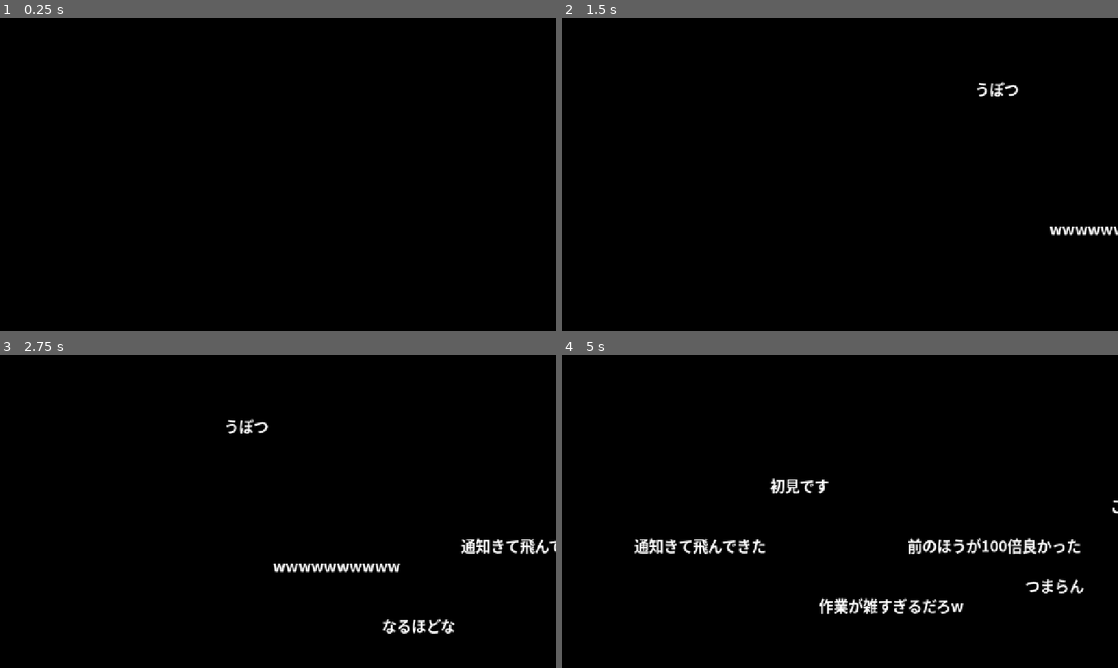
Above: before the commit, frames 1-4 (two rows, left to right).
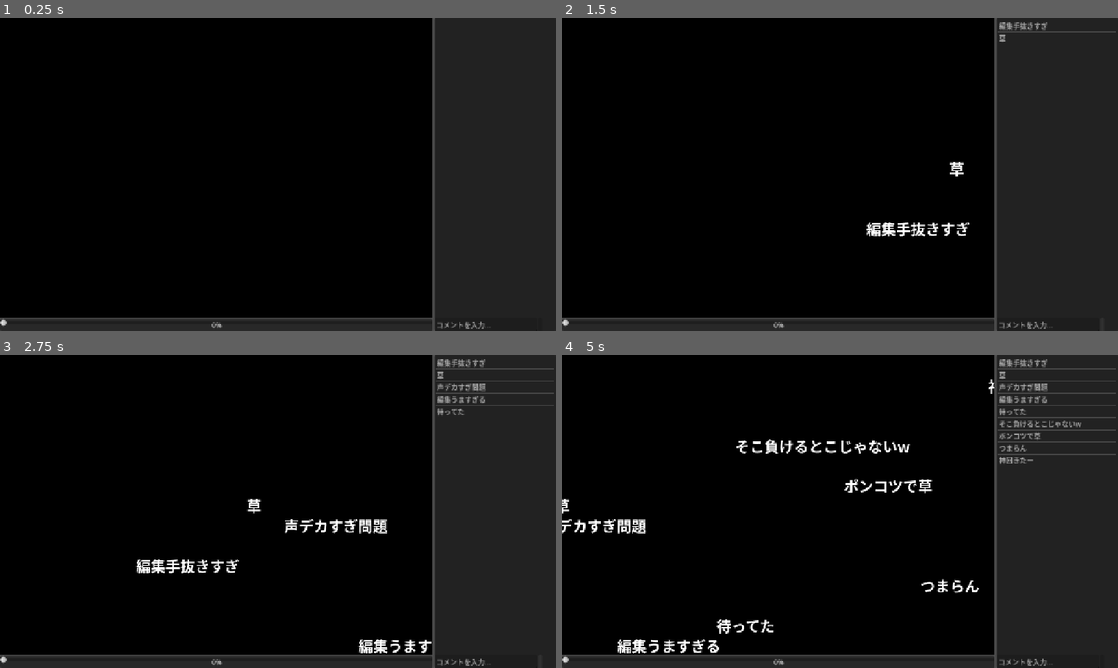
Above: after the commit, the same moments.

Repository: Nijuju1180/Hackathon_teamA
Game: Godot game, scene res://scenes/ui/HUD.tscn
The game is run twice, just before and just after one commit, with the same random seed, the same clock (stepped at 60 frames per second) and the same inputs. Before the commit the project starts from res://scenes/main.tscn. Video files are missing from this copy of the repository; at most half a second of black plays in their place.
Inputs (mouse positions are in pixels of both pictures, inside the frame that each line leads up to):
- Up to frame 1 (0.25 s): no input
- Up to frame 2 (1.5 s): click (1101, 324) at 0.52 s; click (1101, 324) at 1.27 s
- Up to frame 3 (2.75 s): click (539, 661) at 2.02 s
- Up to frame 4 (5 s): move the mouse to (812, 426) at 2.77 s; click (812, 426) at 2.92 s; move the mouse to (773, 564) at 3.52 s; click (773, 564) at 3.67 s; move the mouse to (745, 624) at 4.27 s; click (745, 624) at 4.42 s

The runs differ from the first frame. In frame 1, 26% of the frame differs, in the area x 0-100%, y 0-100%; in frame 2, 26%; in frame 3, 28%; in frame 4, 30%.

Commit message:
HUDシーンで背景動画が再生されるように修正

Diff:
--- a/project.godot
+++ b/project.godot
@@ -11,7 +11,7 @@
 [application]
 
 config/name="teamA"
-run/main_scene="res://scenes/main.tscn"
+run/main_scene="res://scenes/ui/HUD.tscn"
 config/features=PackedStringArray("4.7", "Mobile")
 config/icon="res://icon.svg"
 
--- a/scenes/ui/HUD.tscn
+++ b/scenes/ui/HUD.tscn
@@ -2,6 +2,8 @@
 
 [ext_resource type="Script" uid="uid://sjdsxcsv65wg" path="res://scenes/ui/hud_controller.gd" id="1_atyv1"]
 [ext_resource type="Script" uid="uid://cyeh6cfnvxvwg" path="res://scripts/comment_layer.gd" id="1_kw0id"]
+[ext_resource type="Script" path="res://scripts/looping_video_background.gd" id="2_bgscript"]
+[ext_resource type="VideoStream" path="res://assets/kawaii.ogv" id="3_bgvideo"]
 
 [node name="HUD" type="CanvasLayer" unique_id=1740861528]
 script = ExtResource("1_atyv1")
@@ -33,6 +35,19 @@
 
 [node name="SubViewport" type="SubViewport" parent="MainLayout/RootBox/PlayerArea/VideoScreen" unique_id=1705156972]
 size = Vector2i(996, 689)
+
+[node name="Background" type="VideoStreamPlayer" parent="MainLayout/RootBox/PlayerArea/VideoScreen/SubViewport" unique_id=3050866241]
+layout_mode = 3
+anchors_preset = 15
+anchor_right = 1.0
+anchor_bottom = 1.0
+grow_horizontal = 2
+grow_vertical = 2
+mouse_filter = 2
+stream = ExtResource("3_bgvideo")
+autoplay = true
+expand = true
+script = ExtResource("2_bgscript")
 
 [node name="commentLayer" type="Control" parent="MainLayout/RootBox/PlayerArea/VideoScreen/SubViewport" unique_id=117636081]
 layout_mode = 3
--- a/scenes/ui/hud_controller.gd
+++ b/scenes/ui/hud_controller.gd
@@ -2,11 +2,11 @@
 
 # --- ノード参照 ---
 # ノード名や階層が異なる場合は、シーンツリーからスクリプトへドラッグ＆ドロップしてパスを調整してください
-@onready var comment_layer = $MainLayout/RootHBox/PlayerArea/VideoScreen/SubViewport/CommentLayer
-@onready var comment_list: ItemList = $MainLayout/RootHBox/SidePanel/SideVBox/CommentList
-@onready var comment_input: LineEdit = $MainLayout/RootHBox/SidePanel/SideVBox/InputHBox/CommentInput
-@onready var send_button: Button = $MainLayout/RootHBox/SidePanel/SideVBox/InputHBox/SendButton
-@onready var progress_bar: Range = $MainLayout/RootHBox/PlayerArea/ControlBar/ProgressBar # HSliderの場合は名前を合わせてください
+@onready var comment_layer = $MainLayout/RootBox/PlayerArea/VideoScreen/SubViewport/commentLayer
+@onready var comment_list: ItemList = $MainLayout/RootBox/SidePanel/VBoxContainer/CommentList
+@onready var comment_input: LineEdit = $MainLayout/RootBox/SidePanel/VBoxContainer/CommentList/InputHBox/CommentInput
+@onready var send_button: Button = $MainLayout/RootBox/SidePanel/VBoxContainer/CommentList/InputHBox/Button
+@onready var progress_bar: Range = $MainLayout/RootBox/PlayerArea/ControlBar/ProgressBar
 
 
 func _ready() -> void:
